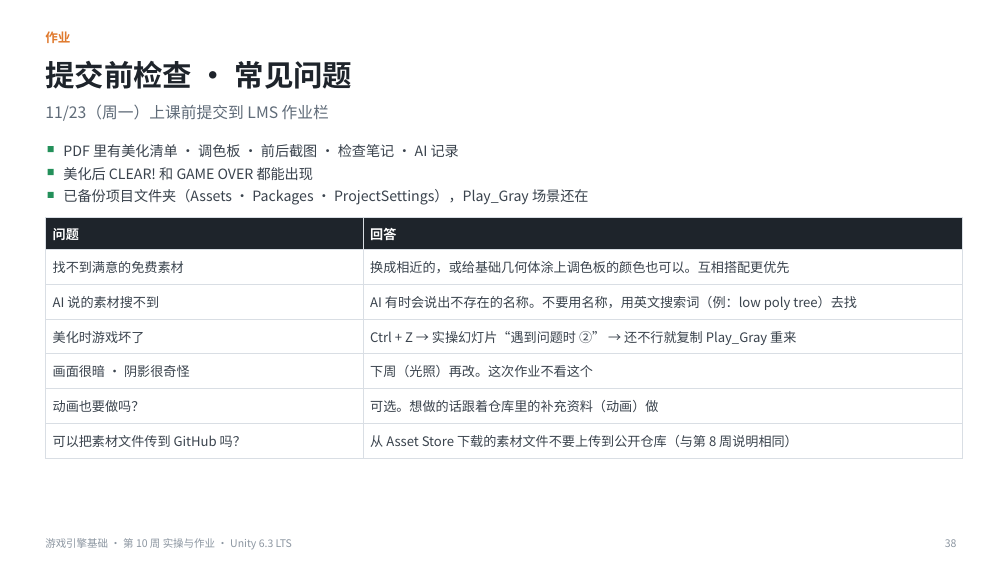
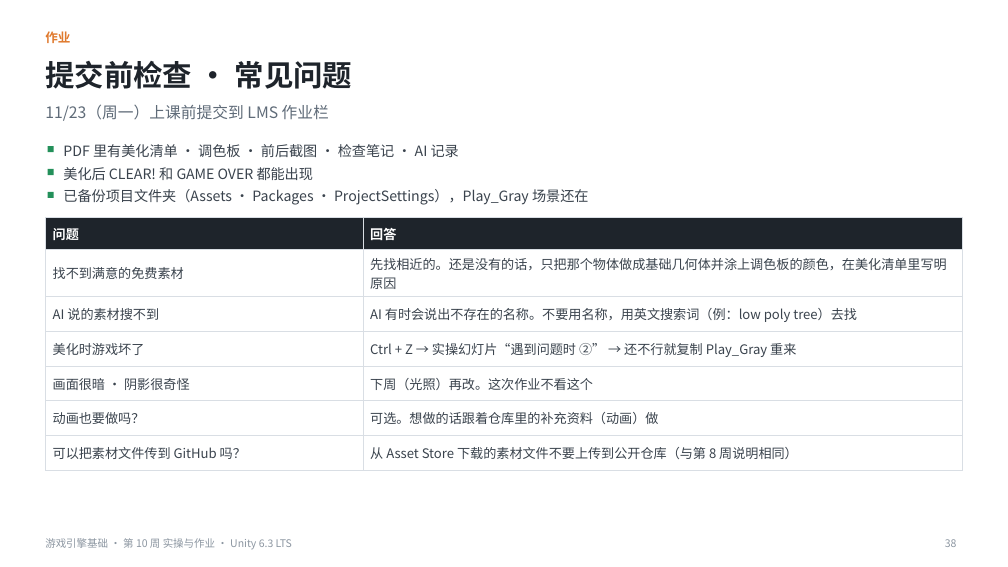
Before and after one commit to iplay-garden/game-engine-basics, a slide deck: slide 38 of 10주차/简体中文/游戏引擎基础_第10周_实操与作业指南_简体中文.pptx. Drawn at 1008x567 pixels with LibreOffice and Linux fonts; fonts in the diff are those of the drawing. Boxes give left, top, right and bottom in pixels: in the first picture for what was removed or moved away, otherwise in the second. Text is boxed around its words. In the diff, an @@ line names an element or a change of style, - is before the commit and + after.

```diff
--- a/10주차/简体中文/游戏引擎基础_第10周_实操与作业指南_简体中文.pptx
+++ b/10주차/简体中文/游戏引擎基础_第10周_实操与作业指南_简体中文.pptx
@@ table at [45,218,963,463] @@
-row 2, column 2: 换成相近的，或给基础几何体涂上调色板的颜色也可以。互相搭配更优先
+row 2, column 2: 先找相近的。还是没有的话，只把那个物体做成基础几何体并涂上调色板的颜色，在美化清单里写明原因
```
Also in this commit, not shown: 17 other slides changed, 13 other files.
